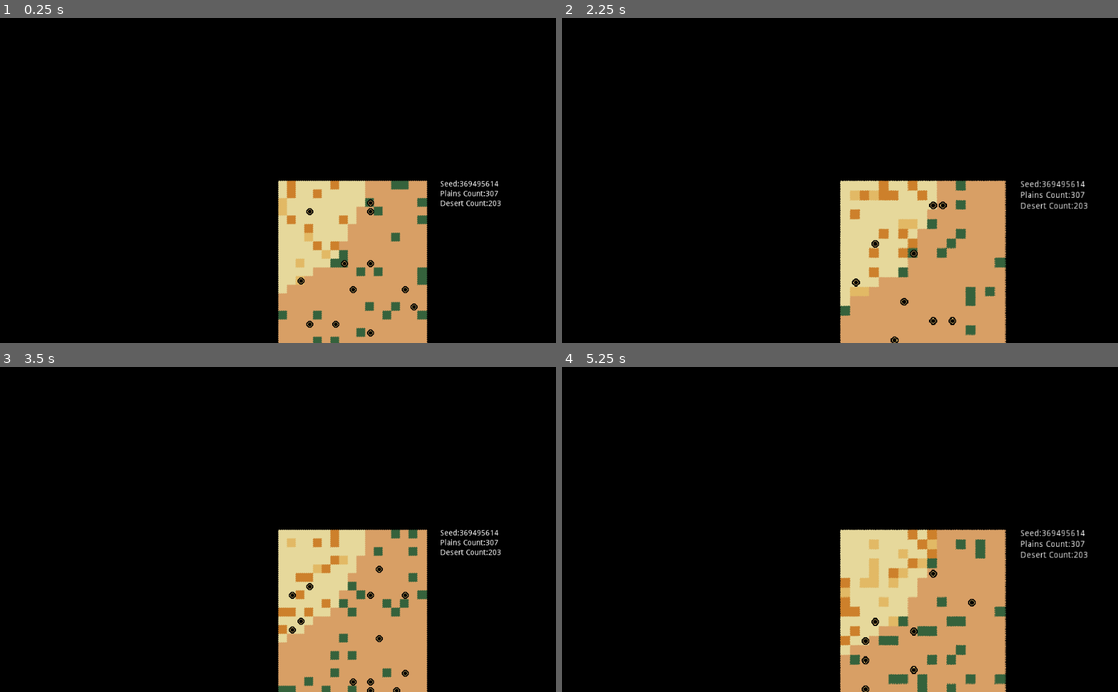
Above: before the commit, frames 1-4 (two rows, left to right).
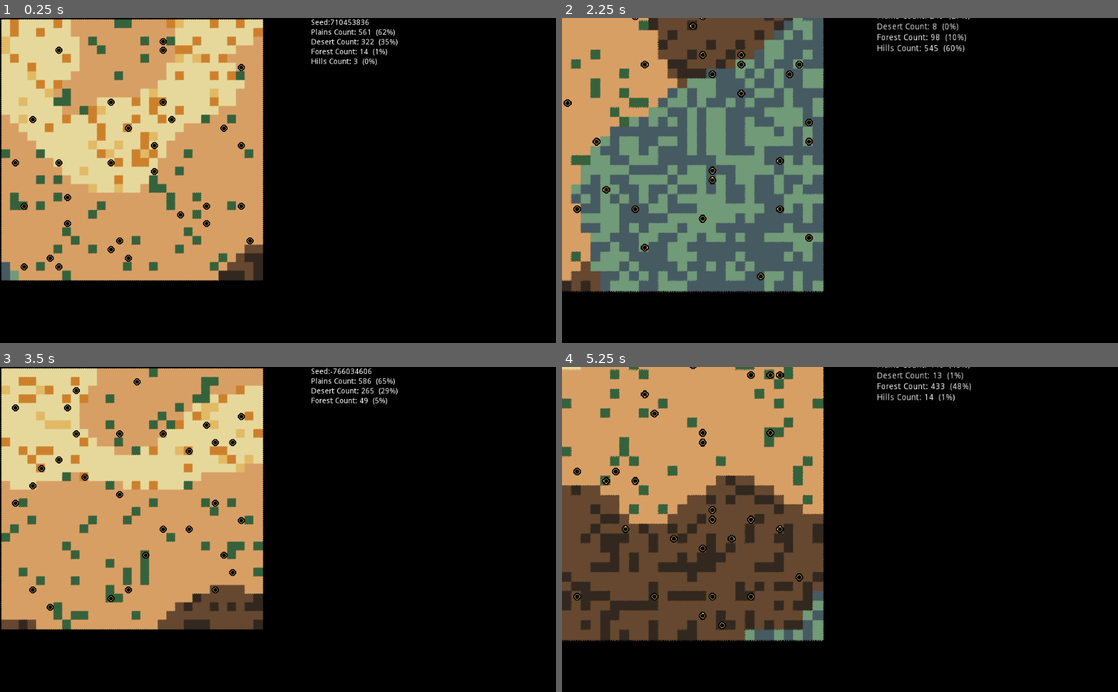
Above: after the commit, the same moments.

Repository: devonps/simple-terrain-gen
Game: Godot game, scene res://WorldGenerator.tscn
Same seed, same stepped clock (60 frames per second), same inputs: the game is played once before the commit and once after it.
Inputs (mouse positions are in pixels of both pictures, inside the frame that each line leads up to):
- Up to frame 1 (0.25 s): no input
- Up to frame 2 (2.25 s): tap Enter (ui_accept) at 0.5, 0.77, 1.25, 2 s; move the mouse to (962, 164) at 0.52 s; hold Mouse wheel up (zoom_in) 0.53-1.25 s; click (962, 164) at 0.67 s; drag from (728, 196) to (812, 245) at 1.27 s; move the mouse to (895, 109) at 2.02 s; hold Mouse wheel up (zoom_in) from 2.03 s (still down); click (895, 109) at 2.17 s
- Up to frame 3 (3.5 s): release Mouse wheel up (zoom_in) at 2.75 s; tap Enter (ui_accept) at 2.75 s; drag from (250, 594) to (111, 480) at 2.77 s
- Up to frame 4 (5.25 s): tap Enter (ui_accept) at 3.5, 3.77, 4.25 s; move the mouse to (1006, 578) at 3.52 s; hold Mouse wheel up (zoom_in) 3.53-4.25 s; click (1006, 578) at 3.67 s; drag from (673, 480) to (756, 448) at 4.27 s; move the mouse to (867, 529) at 5.02 s; hold Mouse wheel up (zoom_in) from 5.03 s (still down); click (867, 529) at 5.17 s

The runs differ from the first frame. In frame 1, 52% of the frame differs, in the area x 0-91%, y 0-100%; in frame 2, 55%, in the area x 0-95%, y 0-100%; in frame 3, 52%; in frame 4, 55%.

Commit message:
Added debug info for terrain types

Diff:
--- a/WorldGenerator.gd
+++ b/WorldGenerator.gd
@@ -1,6 +1,6 @@
 extends Node2D
 
-export var width = 17
+export var width = 30
 export var height = 30
 
 onready var tilemap = $TileMap
@@ -19,7 +19,9 @@
 var altitude = {}
 var biome = {}
 var openSimplexNoise = OpenSimplexNoise.new()
-var number_of_towns = 20
+var number_of_towns = 30
+var number_towns_too_close = 0
+var max_tiles:float = 900.0
 
 var tiles = {
 	"grass_light": 0,
@@ -65,7 +67,7 @@
 
 func generate_map(per, oct):
 	randomize()
-	openSimplexNoise.seed = 369495614
+	openSimplexNoise.seed = randi()
 	openSimplexNoise.period = per
 	openSimplexNoise.octaves = oct
 
@@ -98,22 +100,20 @@
 		while !valid_town_location:
 			px = int(rand_range(0, width))
 			py = int(rand_range(0, height))
-			if town_not_on_edge_of_map(px, py):
-				pos = Vector2(px, py)
+			pos = Vector2(px, py)
+			if town_not_on_edge_of_map(pos):
 				if !town_allready_placed_here(town_locations, pos):
 					if town_not_near_another(town_locations, pos):
 						valid_town_location = true
 						town_locations.append(pos)
 						townsMap.set_cellv(pos, 17)
-# towns cannot be placed within 2 squares of another town
-# The spread of towns looks poor - so maybe I should split the map up into quadrants
-# and place a certain amount of towns in each quadrant
-
-	for x in town_locations.size():
-		print(town_locations[x])
-
-func town_not_on_edge_of_map(px, py):
-	if (px > 0 and px < width - 1) and (py > 0 and py < height - 1):
+
+	print("Towns too close to each other is: ", number_towns_too_close)
+#	for x in town_locations.size():
+#		print(town_locations[x])
+
+func town_not_on_edge_of_map(pos):
+	if (pos.x > 0 and pos.x < width - 1) and (pos.y > 0 and pos.y < height - 1):
 		return true
 	return false
 
@@ -126,25 +126,17 @@
 func town_not_near_another(town_locations, pos):
 	var tx = false
 	var ty = false
-	var found_safe_loc = false
+	var found_safe_loc = true
+	print("Checking position:", pos)
+	var nx = pos.x
+	var ny = pos.y
 	if town_locations.size() > 1:
 		for x in town_locations.size():
 			var ex = town_locations[x].x
 			var ey = town_locations[x].y
-			if abs(pos.x - ex) > 1:
-				tx = true
-			if abs(pos.y - ey) > 1:
-				ty = true
-			if tx == true and ty == true:
-				print("found safe location")
-				found_safe_loc = true
-		if found_safe_loc:
-			return true
-		else:
-			return false
-	else:
-		return true
-
+			if abs(nx - ex) < 2:
+				found_safe_loc = false
+	return true
 
 
 
@@ -218,25 +210,32 @@
 	seedlabel.text = "Seed:" + str(openSimplexNoise.seed)
 	if plains_tile_count > 0:
 		plainslabel.visible = true
-		plainslabel.text = "Plains Count:" + str(plains_tile_count)
+		plainslabel.text = format_coverage_string("Plains", plains_tile_count)
 	if desert_tile_count > 0:
 		desertlabel.visible = true
-		desertlabel.text = "Desert Count:" + str(desert_tile_count)
+		desertlabel.text = format_coverage_string("Desert", desert_tile_count)
 	if water_tile_count > 0:
 		waterlabel.visible = true
-		waterlabel.text = "Water Count:" + str(water_tile_count)
+		waterlabel.text = format_coverage_string("Water", water_tile_count)
 	if forest_tile_count > 0:
 		forestlabel.visible = true
-		forestlabel.text = "Forest Count:" + str(forest_tile_count)
+		forestlabel.text = format_coverage_string("Forest", forest_tile_count)
 	if hills_tile_count > 0:
 		hillslabel.visible = true
-		hillslabel.text = "Hills Count:" + str(hills_tile_count)
+		hillslabel.text = format_coverage_string("Hills", hills_tile_count)
 	if mountains_tile_count > 0:
 		mountlabel.visible = true
-		mountlabel.text = "Mountains Count:" + str(mountains_tile_count)
+		mountlabel.text = format_coverage_string("Mountains", mountains_tile_count)
 	if snow_tile_count > 0:
 		snowlabel.visible = true
-		snowlabel.text = "Snow Count:" + str(snow_tile_count)
+		snowlabel.text = format_coverage_string("Snow", snow_tile_count)
+
+func format_coverage_string(biomeString, biomeCount) -> String:
+	var percent_string = " (%d%%)"
+	var base_percent:float = (biomeCount / max_tiles) * 100
+	var base_percentage = percent_string % base_percent
+	return biomeString + " Count: %s %s" % [biomeCount, base_percentage]
+
 
 func updateBiomeCount(biomeType):
 	var counter = biomeCounts.get(biomeType)
--- a/WorldGenerator.tscn
+++ b/WorldGenerator.tscn
@@ -274,19 +274,21 @@
 format = 1
 
 [node name="Camera2D" type="Camera2D" parent="."]
+position = Vector2( 510, 298 )
 current = true
 script = ExtResource( 2 )
 
 [node name="debug" type="Control" parent="."]
 anchor_right = 1.0
 anchor_bottom = 1.0
-margin_left = 387.0
+margin_left = 571.0
 
 [node name="HBoxContainer" type="HBoxContainer" parent="debug"]
 anchor_left = 1.0
 anchor_right = 1.0
 anchor_bottom = 1.0
-margin_left = -88.0
+margin_right = 66.0
+margin_bottom = 14.0
 
 [node name="Test1" type="VBoxContainer" parent="debug/HBoxContainer"]
 margin_right = 59.0
